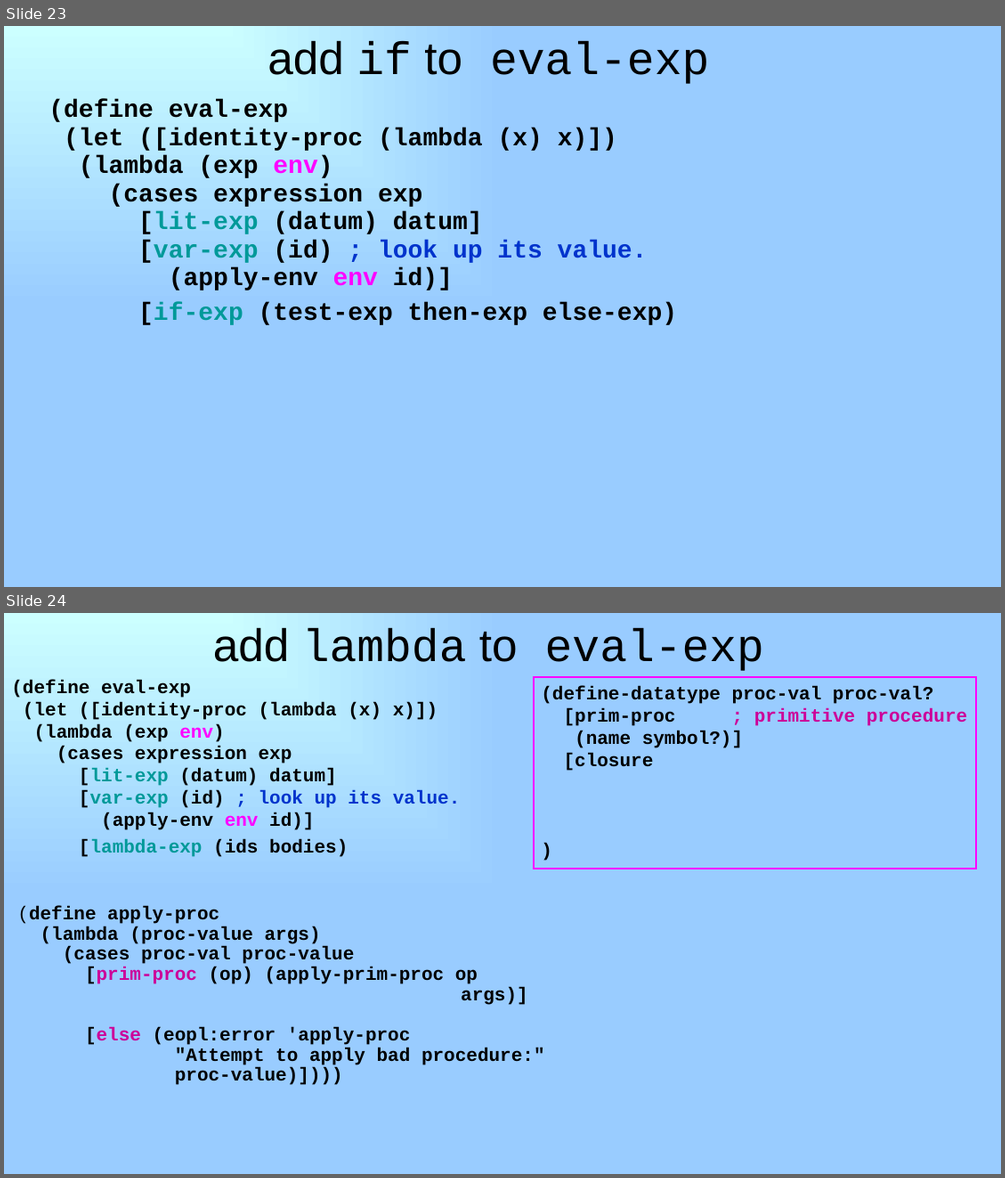
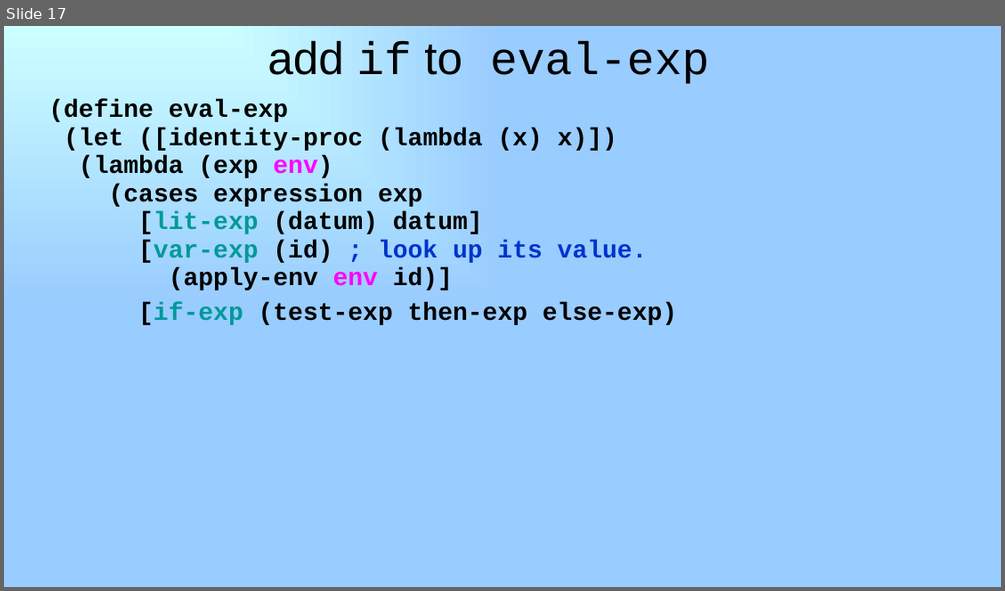
Before and after one commit to RHIT-CSSE/csse304, a slide deck: ClassMaterials/AddLetIfLambda/20-add-let-if-lambda.pptx. Shown one above the other, each under a label of ours: slides 23 and 24 before the commit, slide 17 after it. The pictures are 1005x1178 and 1005x591 pixels, drawn with LibreOffice and Linux fonts; fonts in the diff are those of the drawing. Boxes give left, top, right and bottom in pixels: in the first picture for what was removed or moved away, otherwise in the second. Text is boxed around its words. In the diff, an @@ line names an element or a change of style, - is before the commit and + after.

```diff
--- a/ClassMaterials/AddLetIfLambda/20-add-let-if-lambda.pptx
+++ b/ClassMaterials/AddLetIfLambda/20-add-let-if-lambda.pptx
@@ slide 24 removed at bbox=[4, 613, 1001, 1174], background gradient #CCFFFF to #99CCFF @@
@@ title removed at bbox=[213, 627, 764, 671] @@
-add lambda to eval-exp
@@ text removed at bbox=[11, 680, 461, 857] @@
-(define eval-exp
-(let ([identity-proc (lambda (x) x)])
-(lambda (exp env)
-(cases expression exp
-[lit-exp (datum) datum]
-[var-exp (id) ; look up its value.
-(apply-env env id)]
-[lambda-exp (ids bodies)
@@ rectangle removed at bbox=[534, 677, 976, 868] @@
-(define-datatype proc-val proc-val?
-[prim-proc ; primitive procedure
-(name symbol?)]
-[closure
-)
@@ text removed at bbox=[17, 906, 545, 1085] @@
-(define apply-proc
-(lambda (proc-value args)
-(cases proc-val proc-value
-[prim-proc (op) (apply-prim-proc op
-args)]
-[else (eopl:error 'apply-proc
-"Attempt to apply bad procedure:"
-proc-value)])))
@@ what was slide 23 is now slide 17 @@
```
Also in this commit, not shown: 1 slide changed, 2 slides added, 13 other slides removed.
